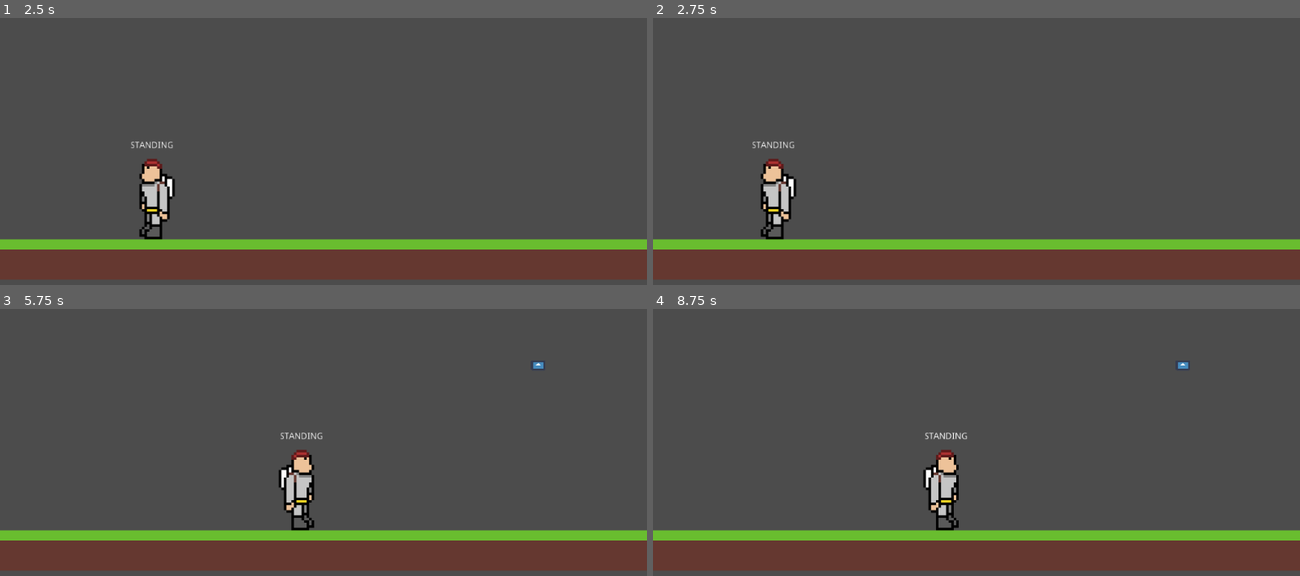
Above: before the commit, frames 1-4 (two rows, left to right).
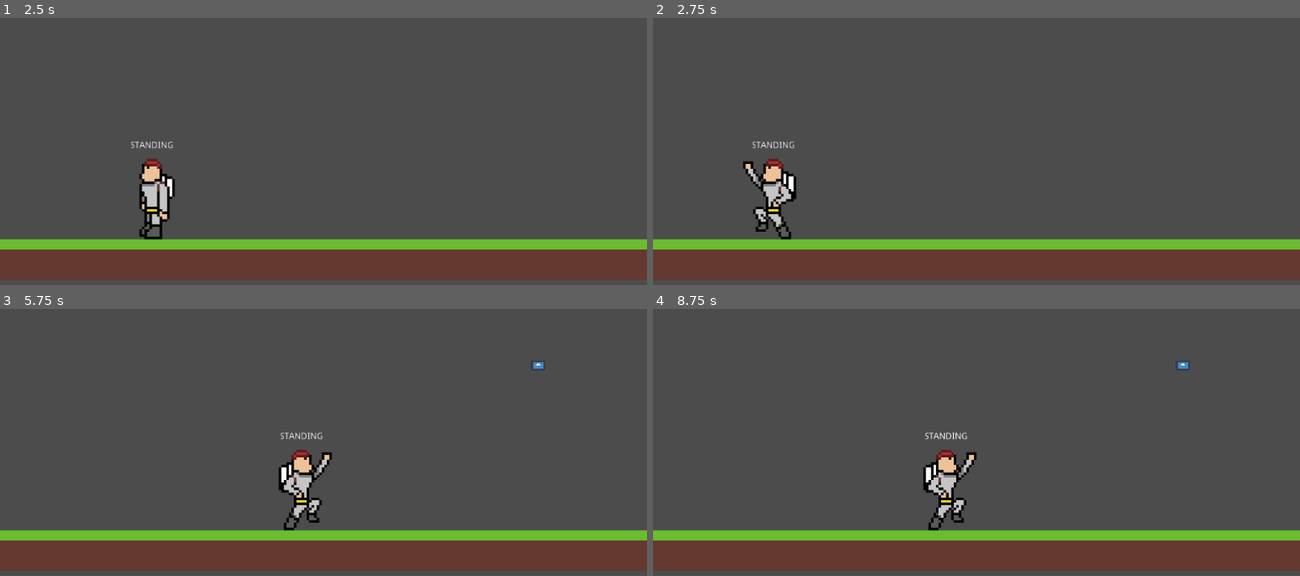
Above: after the commit, the same moments.

Repository: TRushton95/Dashing
Game: Godot game, scene res://World.tscn
The game is run twice, just before and just after one commit, with the same random seed, the same clock (stepped at 60 frames per second) and the same inputs. The engine's default icon, where the game draws it, is replaced by a stand-in: a white triangle on a blue panel in a dark square.
Inputs (mouse positions are in pixels of both pictures, inside the frame that each line leads up to):
- Up to frame 1 (2.5 s): tap Enter at 0.5 s; move the mouse to (465, 127) at 0.52 s; hold D (move_right) 0.53-2.03 s; tap S (crouch) at 0.6 s; tap Space (jump) at 0.77, 1.52 s; move the mouse to (194, 164) at 1.27 s; right-click (194, 164) at 1.35 s; move the mouse to (388, 63) at 2.02 s; hold A (move_left) from 2.03 s (still down); click (388, 63) at 2.1 s
- Up to frame 2 (2.75 s): keep holding A (move_left)
- Up to frame 3 (5.75 s): move the mouse to (291, 511) at 2.77 s; release A (move_left) at 2.78 s; hold D (move_right) 2.78-4.28 s; tap Shift (sprint) at 2.85 s; tap Space (jump) at 3.02, 3.77, 4.52 s; move the mouse to (517, 493) at 3.52 s; tap S (crouch) at 3.6 s; move the mouse to (129, 381) at 4.27 s; hold A (move_left) 4.28-5.03 s; right-click (129, 381) at 4.35 s; move the mouse to (355, 437) at 5.02 s; hold D (move_right) from 5.03 s (still down); click (355, 437) at 5.1 s
- Up to frame 4 (8.75 s): move the mouse to (879, 343) at 5.77 s; release D (move_right) at 5.78 s; hold A (move_left) 5.78-7.28 s; tap Shift (sprint) at 5.85 s; tap Space (jump) at 6.02, 6.77, 7.52 s; move the mouse to (1118, 418) at 6.52 s; tap S (crouch) at 6.6 s; move the mouse to (847, 455) at 7.27 s; hold D (move_right) from 7.28 s (still down); right-click (847, 455) at 7.35 s; move the mouse to (1041, 354) at 8.02 s; click (1041, 354) at 8.1 s

Frame 1 is identical in both runs. In frame 2, 0.8% of the frame differs, in the area x 13-23%, y 53-84%; in frame 3, 0.8%; in frame 4, 0.8%.

Commit message:
Refactor animations to use AnimationTree

Diff:
--- a/Src/Entities/Player/Player.gd
+++ b/Src/Entities/Player/Player.gd
@@ -13,6 +13,8 @@
 const ROLL_SPEED := 500
 
 var move_speed := WALK_SPEED
+
+var anim_state_machine
 
 var velocity := Vector2.ZERO
 var direction = Enums.Direction.RIGHT
@@ -30,13 +32,17 @@
 	is_fire_on_cooldown = false
 
 
-func _on_RollTimer_timeout() -> void:
+func _on_Roll_animation_finished() -> void:
+	velocity.x = 0
 	$RollStunTimer.start()
-	velocity.x = 0
 
 
 func _on_RollStunTimer_timeout():
 	_pop_state()
+
+
+func _ready() -> void:
+	anim_state_machine = $Sprite/AnimationTree.get("parameters/playback")
 
 
 func _process(delta: float) -> void:
@@ -120,7 +126,6 @@
 func _roll() -> void:
 	_push_state(State.ROLLING)
 	velocity.x = ROLL_SPEED * _get_direction_modifier()
-	$RollTimer.start()
 
 
 func _process_directional_movement() -> void:
@@ -154,10 +159,10 @@
 func _update_animation(state: int) -> void:
 	match state:
 		State.STANDING:
-			$Sprite/AnimationPlayer.play("Idle")
+			anim_state_machine.travel("Idle")
 		State.CROUCHING:
-			$Sprite/AnimationPlayer.play("Crouching")
+			anim_state_machine.travel("Crouching")
 		State.ROLLING:
-			$Sprite/AnimationPlayer.play("Rolling")
+			anim_state_machine.travel("Rolling")
 		State.FALLING:
-			$Sprite/AnimationPlayer.play("Falling")
+			anim_state_machine.travel("Falling")
--- a/Src/Entities/Player/Player.tscn
+++ b/Src/Entities/Player/Player.tscn
@@ -1,11 +1,74 @@
-[gd_scene load_steps=9 format=2]
+[gd_scene load_steps=25 format=2]
 
 [ext_resource path="res://Entities/Player/player_large.png" type="Texture" id=1]
 [ext_resource path="res://Entities/Player/Player.gd" type="Script" id=2]
 
+[sub_resource type="Animation" id=1]
+resource_name = "Crouching"
+loop = true
+tracks/0/type = "value"
+tracks/0/path = NodePath(".:frame")
+tracks/0/interp = 1
+tracks/0/loop_wrap = true
+tracks/0/imported = false
+tracks/0/enabled = true
+tracks/0/keys = {
+"times": PoolRealArray( 0 ),
+"transitions": PoolRealArray( 1 ),
+"update": 1,
+"values": [ 1 ]
+}
+
+[sub_resource type="Animation" id=2]
+resource_name = "Falling"
+loop = true
+tracks/0/type = "value"
+tracks/0/path = NodePath(".:frame")
+tracks/0/interp = 1
+tracks/0/loop_wrap = true
+tracks/0/imported = false
+tracks/0/enabled = true
+tracks/0/keys = {
+"times": PoolRealArray( 0 ),
+"transitions": PoolRealArray( 1 ),
+"update": 1,
+"values": [ 2 ]
+}
+
+[sub_resource type="Animation" id=3]
+resource_name = "Gliding"
+loop = true
+tracks/0/type = "value"
+tracks/0/path = NodePath(".:frame")
+tracks/0/interp = 1
+tracks/0/loop_wrap = true
+tracks/0/imported = false
+tracks/0/enabled = true
+tracks/0/keys = {
+"times": PoolRealArray( 0 ),
+"transitions": PoolRealArray( 1 ),
+"update": 1,
+"values": [ 3 ]
+}
+
 [sub_resource type="Animation" id=4]
-resource_name = "Crouching"
-loop = true
+loop = true
+tracks/0/type = "value"
+tracks/0/path = NodePath(".:frame")
+tracks/0/interp = 1
+tracks/0/loop_wrap = true
+tracks/0/imported = false
+tracks/0/enabled = true
+tracks/0/keys = {
+"times": PoolRealArray( 0 ),
+"transitions": PoolRealArray( 1 ),
+"update": 1,
+"values": [ 0 ]
+}
+
+[sub_resource type="Animation" id=5]
+resource_name = "Rolling"
+length = 0.5
 tracks/0/type = "value"
 tracks/0/path = NodePath(".:frame")
 tracks/0/interp = 1
@@ -18,72 +81,73 @@
 "update": 1,
 "values": [ 1 ]
 }
-
-[sub_resource type="Animation" id=3]
-resource_name = "Falling"
-loop = true
-tracks/0/type = "value"
-tracks/0/path = NodePath(".:frame")
-tracks/0/interp = 1
-tracks/0/loop_wrap = true
-tracks/0/imported = false
-tracks/0/enabled = true
-tracks/0/keys = {
-"times": PoolRealArray( 0 ),
-"transitions": PoolRealArray( 1 ),
-"update": 1,
-"values": [ 2 ]
-}
-
-[sub_resource type="Animation" id=5]
-resource_name = "Gliding"
-loop = true
-tracks/0/type = "value"
-tracks/0/path = NodePath(".:frame")
-tracks/0/interp = 1
-tracks/0/loop_wrap = true
-tracks/0/imported = false
-tracks/0/enabled = true
-tracks/0/keys = {
-"times": PoolRealArray( 0 ),
-"transitions": PoolRealArray( 1 ),
-"update": 1,
-"values": [ 3 ]
-}
-
-[sub_resource type="Animation" id=2]
-resource_name = "Idle"
-loop = true
-tracks/0/type = "value"
-tracks/0/path = NodePath(".:frame")
-tracks/0/interp = 1
-tracks/0/loop_wrap = true
-tracks/0/imported = false
-tracks/0/enabled = true
-tracks/0/keys = {
-"times": PoolRealArray( 0 ),
-"transitions": PoolRealArray( 1 ),
-"update": 1,
-"values": [ 0 ]
-}
-
-[sub_resource type="Animation" id=6]
-resource_name = "Rolling"
-loop = true
-tracks/0/type = "value"
-tracks/0/path = NodePath(".:frame")
-tracks/0/interp = 1
-tracks/0/loop_wrap = true
-tracks/0/imported = false
-tracks/0/enabled = true
-tracks/0/keys = {
-"times": PoolRealArray( 0 ),
-"transitions": PoolRealArray( 1 ),
-"update": 1,
-"values": [ 1 ]
-}
-
-[sub_resource type="RectangleShape2D" id=1]
+tracks/1/type = "method"
+tracks/1/path = NodePath("..")
+tracks/1/interp = 1
+tracks/1/loop_wrap = true
+tracks/1/imported = false
+tracks/1/enabled = true
+tracks/1/keys = {
+"times": PoolRealArray( 0.5 ),
+"transitions": PoolRealArray( 1 ),
+"values": [ {
+"args": [ null ],
+"method": "_on_Roll_animation_finished"
+} ]
+}
+
+[sub_resource type="AnimationNodeAnimation" id=9]
+animation = "Crouching"
+
+[sub_resource type="AnimationNodeAnimation" id=10]
+animation = "Falling"
+
+[sub_resource type="AnimationNodeAnimation" id=11]
+animation = "Gliding"
+
+[sub_resource type="AnimationNodeAnimation" id=12]
+animation = "Idle"
+
+[sub_resource type="AnimationNodeAnimation" id=13]
+animation = "Rolling"
+
+[sub_resource type="AnimationNodeStateMachineTransition" id=16]
+
+[sub_resource type="AnimationNodeStateMachineTransition" id=17]
+
+[sub_resource type="AnimationNodeStateMachineTransition" id=18]
+
+[sub_resource type="AnimationNodeStateMachineTransition" id=19]
+switch_mode = 2
+auto_advance = true
+
+[sub_resource type="AnimationNodeStateMachineTransition" id=20]
+
+[sub_resource type="AnimationNodeStateMachineTransition" id=21]
+
+[sub_resource type="AnimationNodeStateMachineTransition" id=22]
+
+[sub_resource type="AnimationNodeStateMachineTransition" id=23]
+
+[sub_resource type="AnimationNodeStateMachineTransition" id=24]
+
+[sub_resource type="AnimationNodeStateMachine" id=6]
+states/Crouching/node = SubResource( 9 )
+states/Crouching/position = Vector2( 212, 22 )
+states/Falling/node = SubResource( 10 )
+states/Falling/position = Vector2( 430, 74 )
+states/Gliding/node = SubResource( 11 )
+states/Gliding/position = Vector2( 430, 190 )
+states/Idle/node = SubResource( 12 )
+states/Idle/position = Vector2( 212, 129 )
+states/Rolling/node = SubResource( 13 )
+states/Rolling/position = Vector2( 212, 229 )
+transitions = [ "Idle", "Crouching", SubResource( 16 ), "Idle", "Rolling", SubResource( 17 ), "Crouching", "Idle", SubResource( 18 ), "Rolling", "Idle", SubResource( 19 ), "Idle", "Falling", SubResource( 20 ), "Falling", "Idle", SubResource( 21 ), "Gliding", "Idle", SubResource( 22 ), "Falling", "Gliding", SubResource( 23 ), "Gliding", "Falling", SubResource( 24 ) ]
+start_node = "Idle"
+
+[sub_resource type="AnimationNodeStateMachinePlayback" id=7]
+
+[sub_resource type="RectangleShape2D" id=8]
 extents = Vector2( 20, 64 )
 
 [node name="Player" type="KinematicBody2D"]
@@ -96,14 +160,20 @@
 vframes = 2
 
 [node name="AnimationPlayer" type="AnimationPlayer" parent="Sprite"]
-anims/Crouching = SubResource( 4 )
-anims/Falling = SubResource( 3 )
-anims/Gliding = SubResource( 5 )
-anims/Idle = SubResource( 2 )
-anims/Rolling = SubResource( 6 )
+anims/Crouching = SubResource( 1 )
+anims/Falling = SubResource( 2 )
+anims/Gliding = SubResource( 3 )
+anims/Idle = SubResource( 4 )
+anims/Rolling = SubResource( 5 )
+
+[node name="AnimationTree" type="AnimationTree" parent="Sprite"]
+tree_root = SubResource( 6 )
+anim_player = NodePath("../AnimationPlayer")
+active = true
+parameters/playback = SubResource( 7 )
 
 [node name="CollisionShape2D" type="CollisionShape2D" parent="."]
-shape = SubResource( 1 )
+shape = SubResource( 8 )
 
 [node name="FiringAnimTimer" type="Timer" parent="."]
 wait_time = 0.5
@@ -111,10 +181,6 @@
 
 [node name="FiringCooldownTimer" type="Timer" parent="."]
 wait_time = 0.5
-one_shot = true
-
-[node name="RollTimer" type="Timer" parent="."]
-wait_time = 0.25
 one_shot = true
 
 [node name="RollStunTimer" type="Timer" parent="."]
@@ -133,7 +199,7 @@
 "_edit_use_anchors_": false
 }
 
+[connection signal="animation_finished" from="Sprite/AnimationPlayer" to="." method="_on_AnimationPlayer_animation_finished"]
 [connection signal="timeout" from="FiringAnimTimer" to="." method="_on_FiringAnimTimer_timeout"]
 [connection signal="timeout" from="FiringCooldownTimer" to="." method="_on_FiringCooldownTimer_timeout"]
-[connection signal="timeout" from="RollTimer" to="." method="_on_RollTimer_timeout"]
 [connection signal="timeout" from="RollStunTimer" to="." method="_on_RollStunTimer_timeout"]
